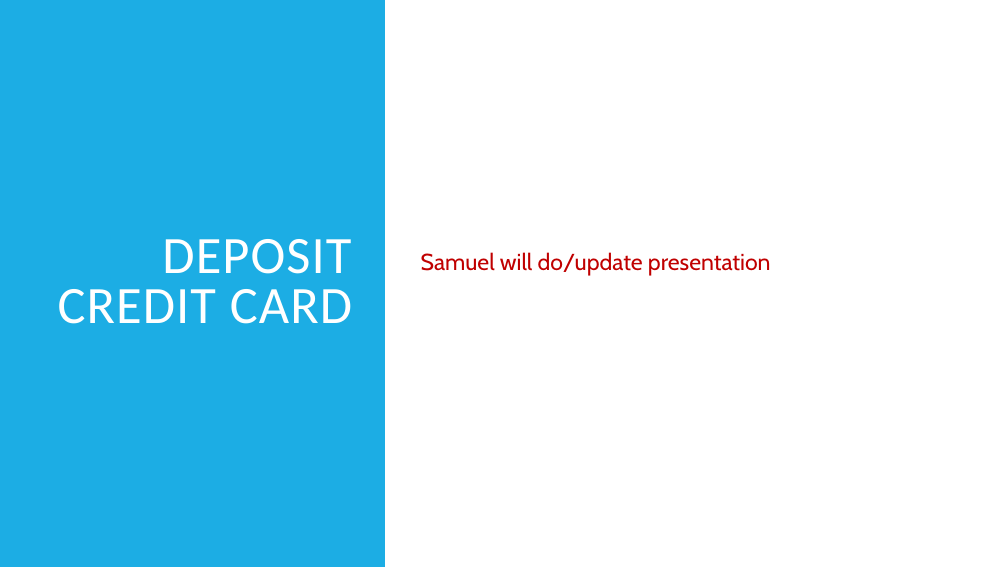
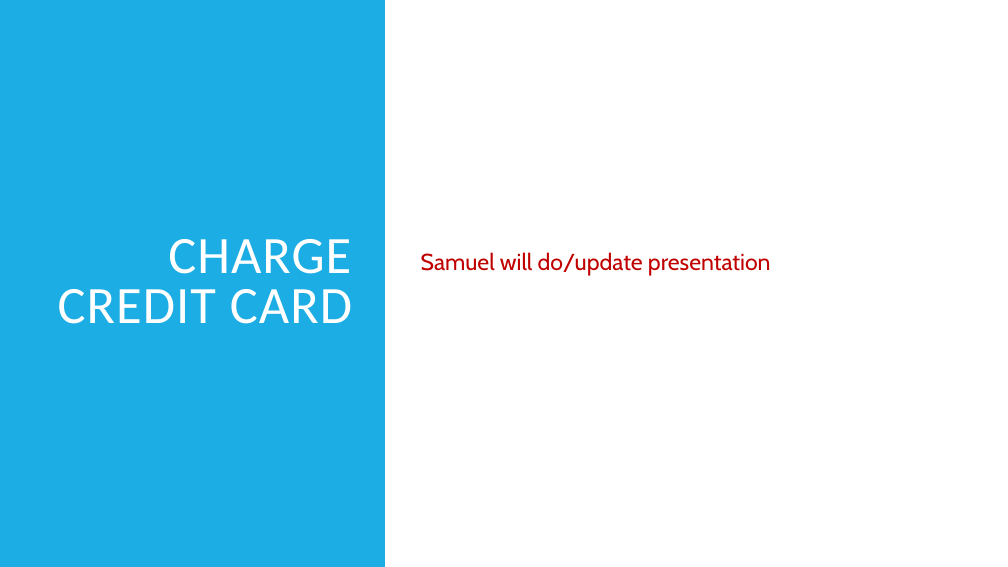
Before and after one commit to carwyndoan/bankproj, a slide deck: slide 15 of documents/Project Presentation.pptx. Drawn at 1008x567 pixels with LibreOffice and Linux fonts; fonts in the diff are those of the drawing. Boxes give left, top, right and bottom in pixels: in the first picture for what was removed or moved away, otherwise in the second. Text is boxed around its words. In the diff, an @@ line names an element or a change of style, - is before the commit and + after.

```diff
--- a/documents/Project Presentation.pptx
+++ b/documents/Project Presentation.pptx
@@ title at bbox=[58, 239, 352, 324]: text changed @@
-DEPOSIT CREDIT CARD
+CHARGE
+CREDIT CARD
```
Also in this commit, not shown: 3 other slides changed, 2 other files.
